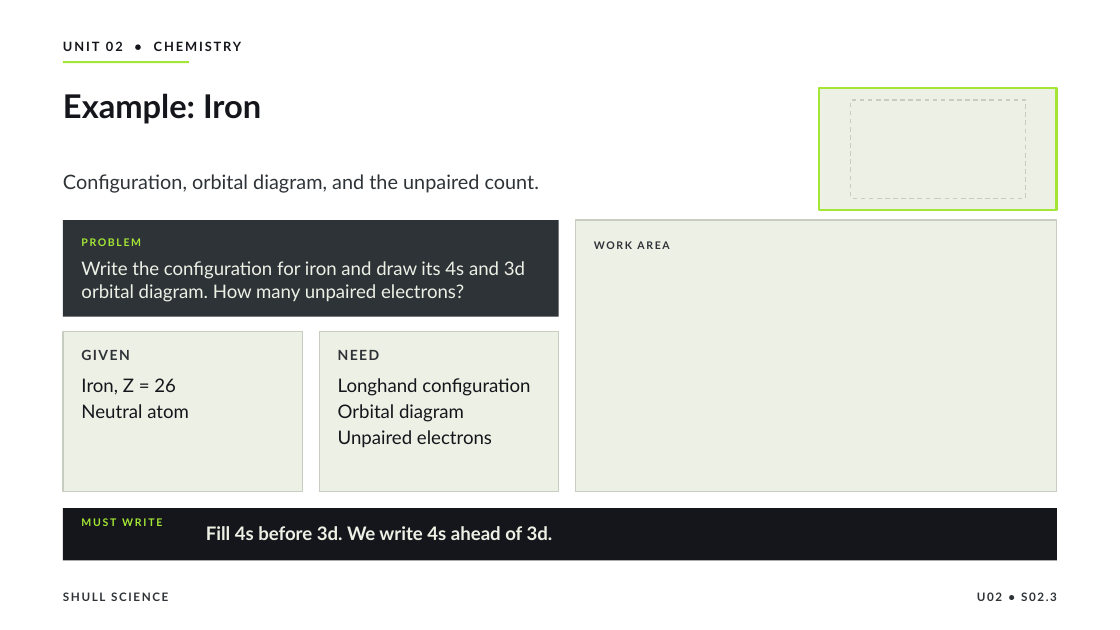
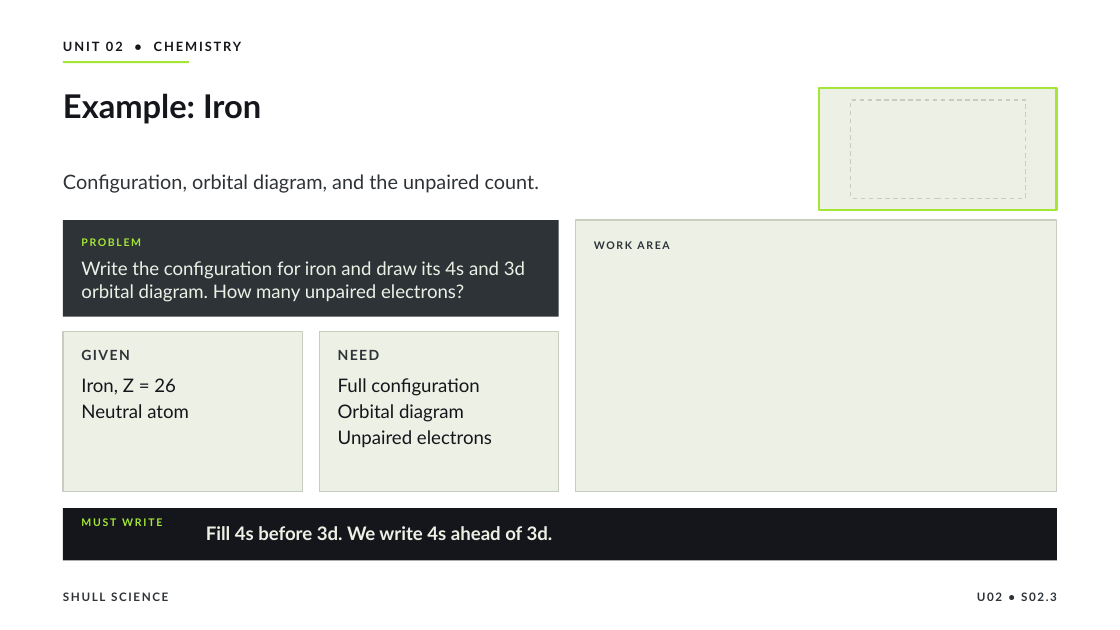
Before and after one commit to Hayabusa015/WorkWork, a slide deck: slide 12 of deliverables/chem-u02/SHULL_CHEM_Slides_U02_S02.3_Static.pptx. Drawn at 1120x630 pixels with LibreOffice and Linux fonts; fonts in the diff are those of the drawing. Boxes give left, top, right and bottom in pixels: in the first picture for what was removed or moved away, otherwise in the second. Text is boxed around its words. In the diff, an @@ line names an element or a change of style, - is before the commit and + after.

```diff
--- a/deliverables/chem-u02/SHULL_CHEM_Slides_U02_S02.3_Static.pptx
+++ b/deliverables/chem-u02/SHULL_CHEM_Slides_U02_S02.3_Static.pptx
@@ text at (338,378,479,396): text changed @@
-Longhand configuration
+Full configuration
```
Also in this commit, not shown: 4 other slides changed, 2 other files.
